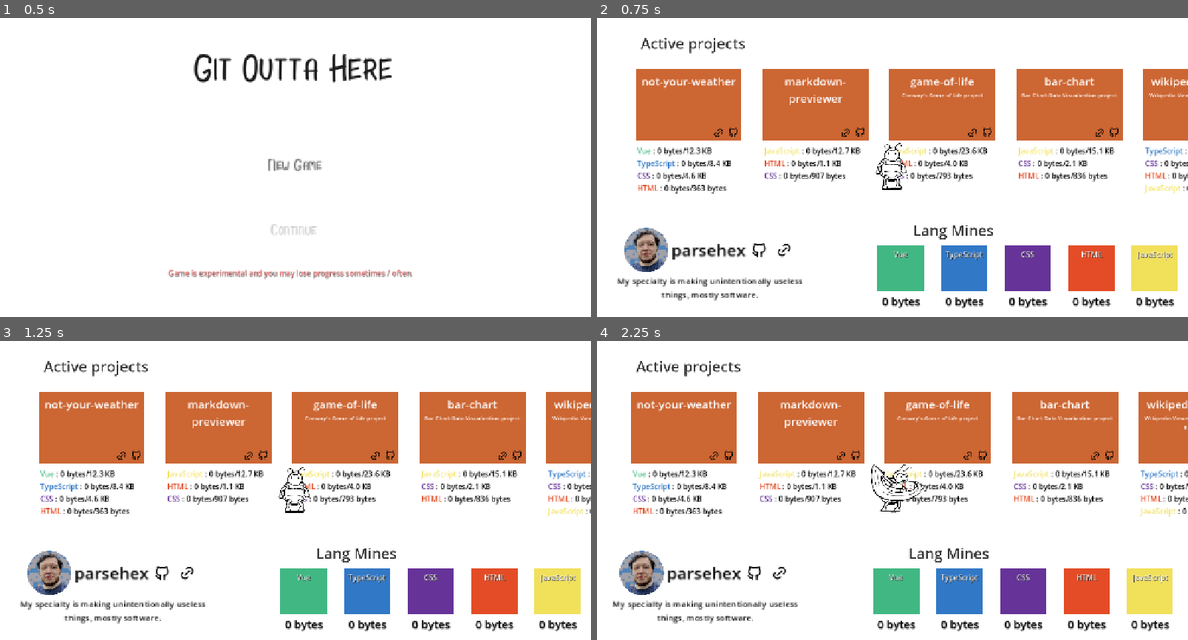
Above: before the commit, frames 1-4 (two rows, left to right).
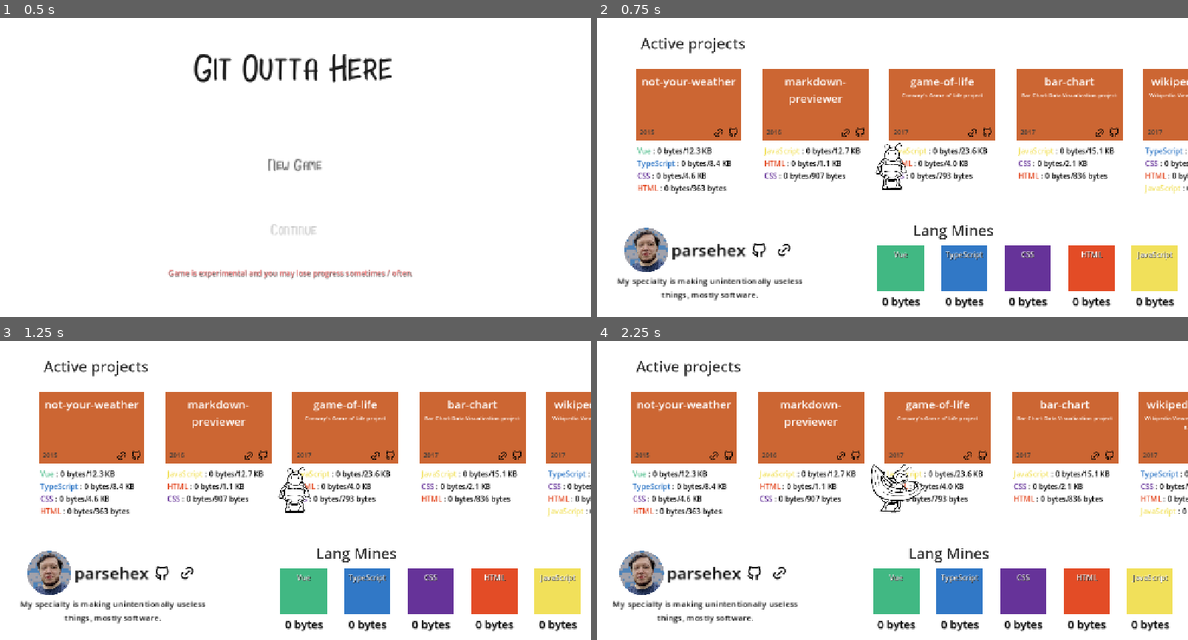
Above: after the commit, the same moments.

Repository: parsehex/git-outta-here
Game: Godot game, scene res://scenes/levels/Intro.tscn
Two runs of this game, one before a commit and one after it. Both use one fixed random seed, a clock stepped at 60 frames per second and the inputs below.
Inputs (mouse positions are in pixels of both pictures, inside the frame that each line leads up to):
- Up to frame 1 (0.5 s): no input
- Up to frame 2 (0.75 s): click "New Game" at 0.5 s
- Up to frame 3 (1.25 s): no input
- Up to frame 4 (2.25 s): click (786, 574) at 1.25 s; tap Enter at 2 s; hold Right (move_right) from 2.03 s (still down); tap Ctrl (attack) at 2.1 s

Frame 1 is identical in both runs. In frame 2, 0.1% of the frame differs, in the area x 7-96%, y 37-40%; in frame 3, 0.1%; in frame 4, 0.1%, in the area x 6-95%, y 37-40%.

Commit message:
add year to projects

Diff:
--- a/scenes/misc/Repository.gd
+++ b/scenes/misc/Repository.gd
@@ -19,6 +19,7 @@
 @onready var link_button: Button = $LinkButton
 @onready var tooltip: Label = $Tooltip
 @onready var points_label: Label = $PointsLabel
+@onready var year_label: Label = $YearLabel
 
 var player_in_range = false
 var player_node = null
@@ -67,6 +68,14 @@
 		description_label.visible = true
 	else:
 		description_label.visible = false
+
+	if year_label and repo_data.has("created_at"):
+		var created_at = repo_data.created_at
+		var year = created_at.substr(0, 4)
+		year_label.text = year
+		year_label.visible = true
+	else:
+		year_label.visible = false
 
 	# Position points label below the label container
 	call_deferred("_update_points_position")
--- a/scenes/misc/Repository.tscn
+++ b/scenes/misc/Repository.tscn
@@ -64,12 +64,22 @@
 autowrap_mode = 3
 
 [node name="PointsLabel" type="Label" parent="."]
-offset_left = -55.5
+offset_left = -44.0
 offset_top = 76.0
-offset_right = 79.5
+offset_right = 91.0
 offset_bottom = 99.0
 theme_override_colors/font_color = Color(0.080783345, 0.080783345, 0.080783345, 1)
 text = "+#/s"
+horizontal_alignment = 1
+
+[node name="YearLabel" type="Label" parent="."]
+offset_left = -77.0
+offset_top = 77.0
+offset_right = -37.0
+offset_bottom = 97.0
+theme_override_colors/font_color = Color(0.22670749, 0.22670749, 0.22670746, 1)
+theme_override_font_sizes/font_size = 14
+text = "####"
 horizontal_alignment = 1
 
 [node name="Body" type="ColorRect" parent="."]
